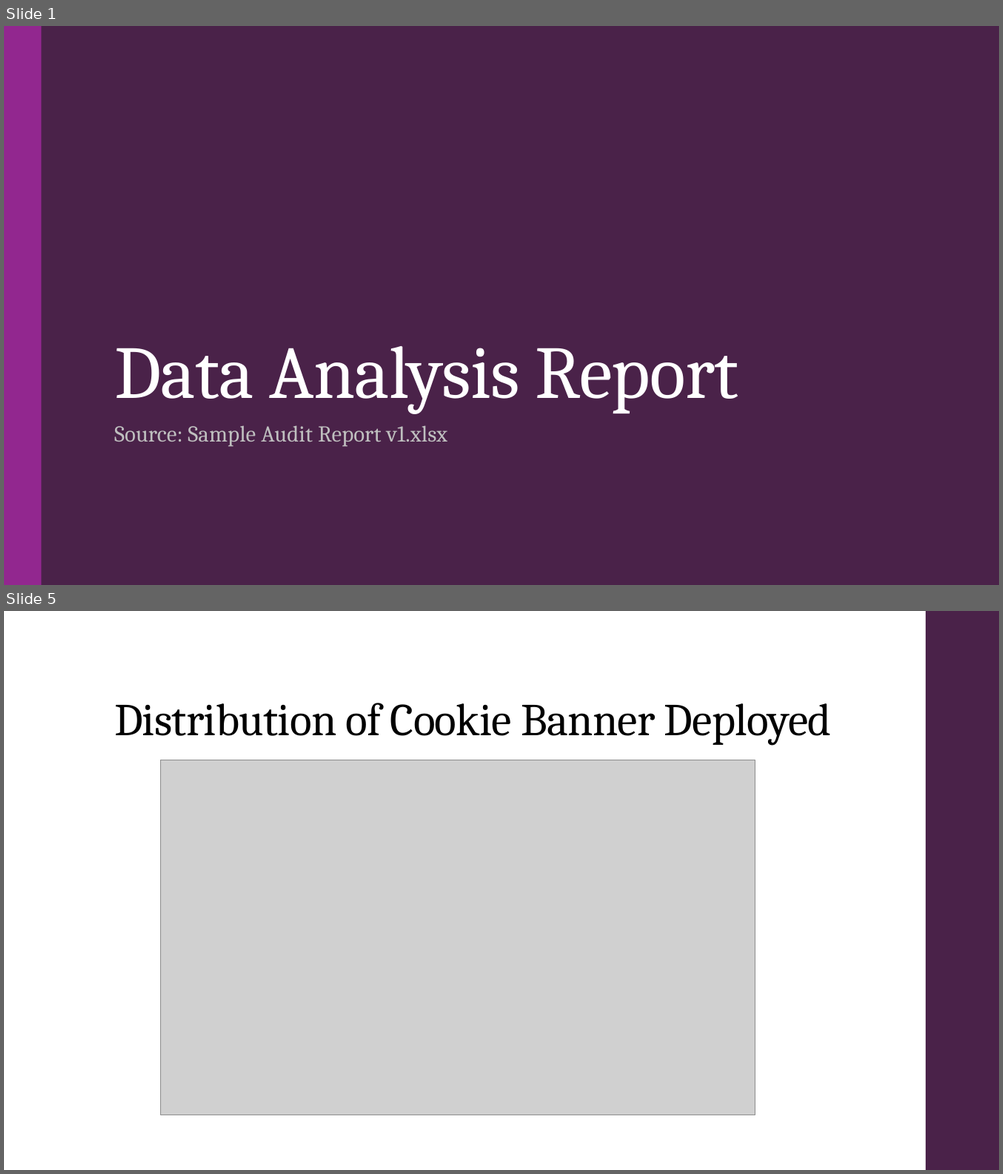
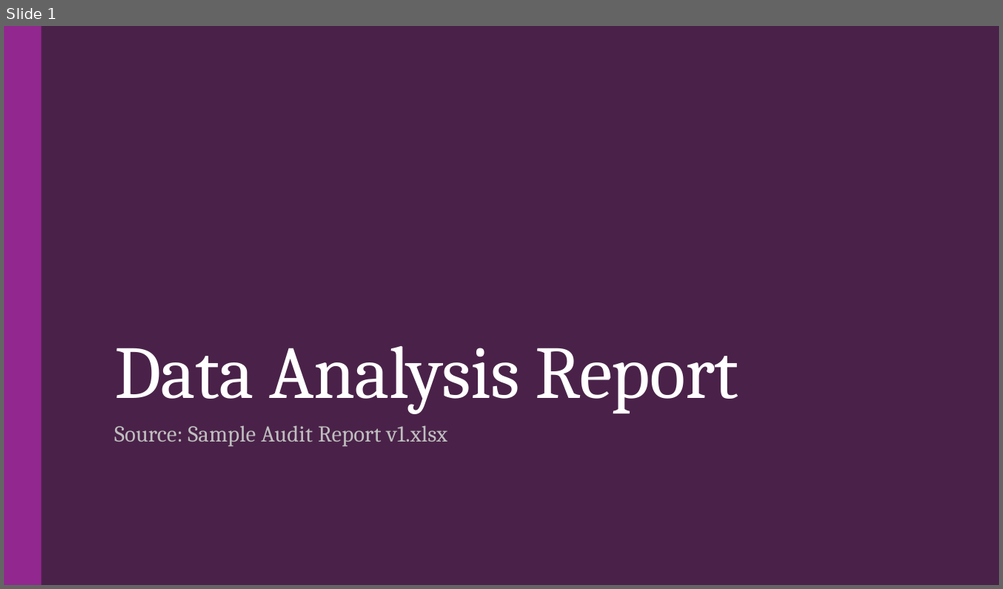
Before and after one commit to droy117/GT_Assignment_PPT_Ex, a slide deck: Debak/Data_Analysis_Report_Report.pptx. Shown one above the other, each under a label of ours: slides 1 and 5 before the commit, slide 1 after it; the slides between them are not shown. The pictures are 1003x1174 and 1003x589 pixels, drawn with LibreOffice and Linux fonts; fonts in the diff are those of the drawing; grey boxes stand for pictures. Boxes give left, top, right and bottom in pixels: in the first picture for what was removed or moved away, otherwise in the second. Text is boxed around its words. In the diff, an @@ line names an element or a change of style, - is before the commit and + after.

```diff
--- a/Debak/Data_Analysis_Report_Report.pptx
+++ b/Debak/Data_Analysis_Report_Report.pptx
@@ slide 5 removed at bbox=[4, 611, 999, 1170], background #FFFFFF @@
@@ rectangle removed at bbox=[925, 611, 999, 1170] @@
@@ title removed at bbox=[114, 703, 831, 745] @@
-Distribution of Cookie Banner Deployed
@@ picture removed at bbox=[161, 760, 755, 1116] @@
```
Also in this commit, not shown: 3 slides changed, 11 slides added, 8 other slides removed, 6 other files.
